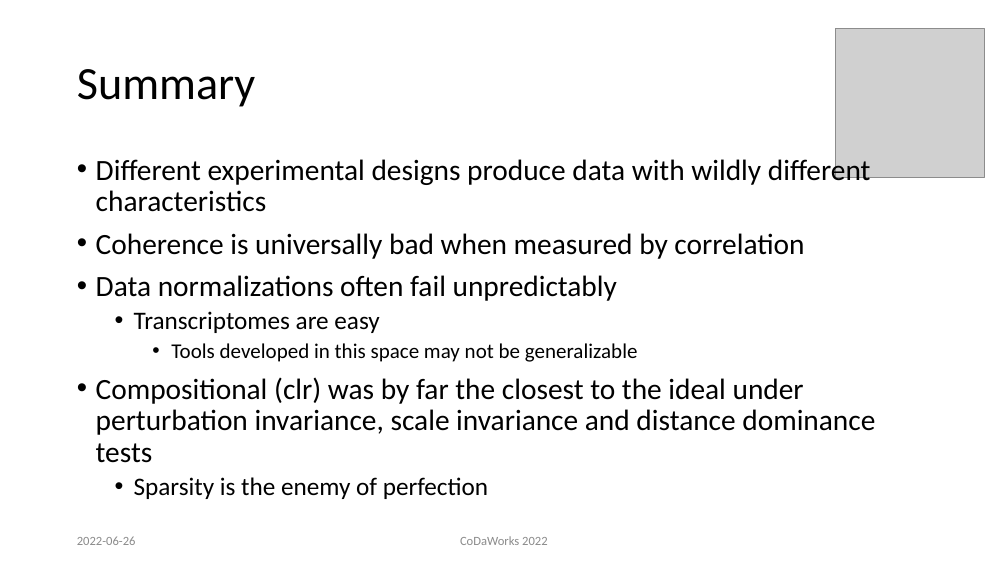
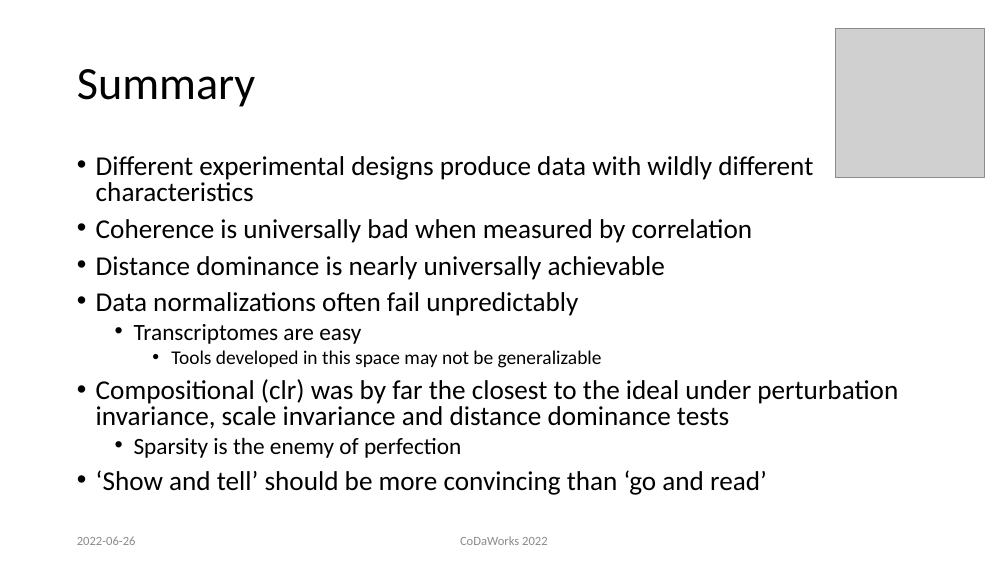
Before and after one commit to ggloor/compositions, a slide deck: slide 16 of presentations/aIc-CoDa-2022.pptx (slide 15 before the commit). Drawn at 1008x567 pixels with LibreOffice and Linux fonts; fonts in the diff are those of the drawing; grey boxes stand for pictures. Boxes give left, top, right and bottom in pixels: in the first picture for what was removed or moved away, otherwise in the second. Text is boxed around its words. In the diff, an @@ line names an element or a change of style, - is before the commit and + after.

```diff
--- a/presentations/aIc-CoDa-2022.pptx
+++ b/presentations/aIc-CoDa-2022.pptx
@@ text at bbox=[96, 156, 898, 458]: size 28 to 25.9 pt in "Different experimental designs produce data with wildly ...", "Coherence is universally bad when measured by ...", "Data normalizations often fail unpredictably", "Compositional (clr) was by far the closest ..."; size 24 to 22.2 pt in "Transcriptomes are easy", "Sparsity is the enemy of perfection"; size 20 to 18.5 pt in "Tools developed in this space may not ..."; line spacing 0.9 to 0.8 @@
@@ text at bbox=[96, 256, 665, 280]: paragraph added @@
+• Distance dominance is nearly universally achievable
@@ text at bbox=[96, 470, 767, 495]: paragraph added @@
+• ‘Show and tell’ should be more convincing than ‘go and read’
```
Also in this commit, not shown: 7 other slides changed, 1 slide added, 6 other files.
